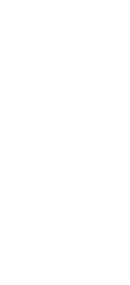
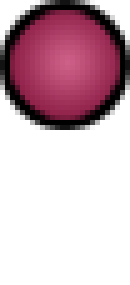
Comparing the layer stacks of the two 130px x 285px images. Changes:
showed "for star" over [10, 10, 120, 120]
showed "Layer 10", moved it above "maroon" over [0, 0, 130, 130]
